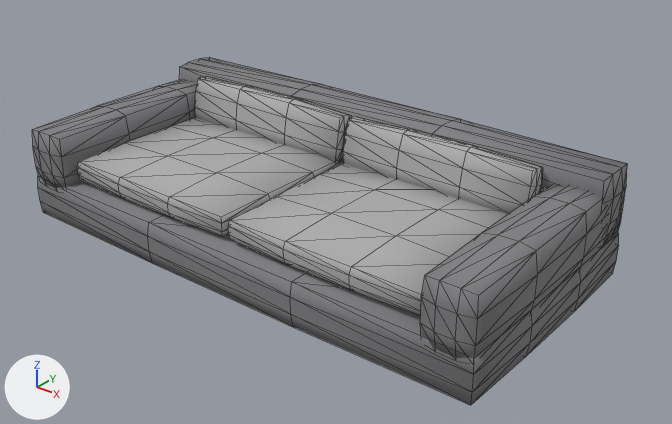
A saved change to the glTF model godot/assets/models/sofa.glb.
Rendered twice from a 50 mm lens placed at (3.94, -4.62, 3.28), pointed at (0.22, 0.03, 0.39). The lights are fixed; the arrows at lower left show +X, +Y and +Z. The first picture is the older version. Mesh edges are drawn as thin lines. Vertices at exactly the same position are counted once.

Objects in the first picture: 'root'.
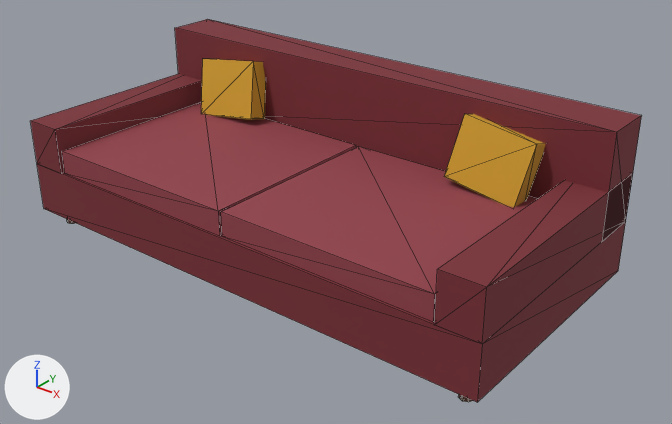
Pixel boxes [x1, y1, x2, y2] of what changed, in the pictures (672 x 424 px):
```json
{"object": "root", "change": "reshaped, recoloured", "before": [32, 57, 627, 405], "after": [30, 19, 642, 402], "on screen": "10% taller"}
{"part": 1, "of": "me_root", "change": "added", "after": [62, 102, 356, 236], "on screen": "red"}
{"part": 2, "of": "me_root", "change": "added", "after": [221, 146, 538, 322], "on screen": "red"}
{"part": 3, "of": "me_root", "change": "rebuilt", "before": [38, 176, 619, 405], "after": [30, 19, 642, 402]}
{"part": 4, "of": "me_root", "change": "deleted", "before": [32, 76, 623, 358]}
{"part": 5, "of": "me_root", "change": "reshaped", "before": [180, 57, 627, 245], "after": [67, 59, 546, 402]}
```

Scene script edits in JSON lines:
```json
{"op": "add", "block": "mat_sofa_cushion", "code": ["mat_sofa_cushion = principled_material('sofa_cushion')", "mat_sofa_cushion.base_color = (0.292, 0.0513, 0.0685)  # red #93404a", "mat_sofa_cushion.roughness = 0.85"]}
{"op": "add", "block": "mat_wood_dark", "code": ["mat_wood_dark = principled_material('wood_dark')", "mat_wood_dark.base_color = (0.105, 0.0423, 0.016)  # brown #5b3a22", "mat_wood_dark.roughness = 0.55"]}
{"op": "add", "block": "mat_pillow_mustard", "code": ["mat_pillow_mustard = principled_material('pillow_mustard')", "mat_pillow_mustard.base_color = (0.658, 0.356, 0.0232)  # yellow #d4a12a", "mat_pillow_mustard.roughness = 0.85"]}
{"op": "add", "block": "mat_sofa_maroon", "code": ["mat_sofa_maroon = principled_material('sofa_maroon')", "mat_sofa_maroon.base_color = (0.198, 0.0262, 0.0356)  # dark red #7b2d35", "mat_sofa_maroon.roughness = 0.85"]}
{"block": "me_root", "where": "# used by ob_root; location = (0.0, 0.0, 0.0)"}
{"op": "remove", "block": "me_root", "code": "me_root.from_pydata(...)  # 520 vertices, 992 faces; spans x -1.96..1.96, y -0.96..0.96, z 0.0..0.96"}
{"op": "remove", "block": "me_root", "code": "me_root.materials.append(mat_black)  # dark grey #4b4b50"}
{"op": "remove", "block": "me_root", "code": "me_root.materials.append(mat_dark)  # grey #818184"}
{"op": "remove", "block": "me_root", "code": "me_root.materials.append(mat_mid)  # grey #adadad"}
{"op": "add", "block": "me_root", "code": "me_root.from_pydata(...)  # 130 vertices, 224 faces; spans x -1.96..1.96, y -0.91..0.96, z 0.0..1.25"}
{"block": "me_root", "change": "me_root part 1: a new loose piece, a box spanning x -1.64..-0.01, y -0.89..0.56, z 0.5..0.68, in mat_sofa_cushion (red #93404a)"}
{"block": "me_root", "change": "me_root part 2: a new loose piece, a box spanning x 0.01..1.64, y -0.89..0.56, z 0.5..0.68, in mat_sofa_cushion (red #93404a)"}
{"block": "me_root", "change": "me_root part 3: the loose piece of 56 vertices spanning x -1.96..1.96, y -0.96..0.96, z 0.08..0.44 is rebuilt with 26 vertices and now spans x -1.96..1.96, y -0.91..0.96, z 0.12..1.25, in mat_sofa_maroon (dark red #7b2d35)"}
{"block": "me_root", "change": "me_root part 4: 6 loose pieces with 336 vertices, spanning x -1.96..1.96, y -0.96..0.96, z 0.33..0.96, are deleted"}
{"block": "me_root", "change": "me_root part 5"}
{"block": "me_root", "change": "124 vertices are removed from x -1.96..1.96, y -0.81..0.96, z 0.0..0.95"}
{"block": "me_root", "change": "236 faces are deleted"}
{"block": "me_root", "change": "76 vertices are added at x -1.86..1.86, y -0.81..0.8, z 0.0..1.17"}
{"block": "me_root", "change": "8 new vertices lie (0.04, 0.01, 0.0) away from vertices in x -1.85..1.81, y -0.81..0.8, z 0.0"}
{"block": "me_root", "change": "24 new faces join them, mat_pillow_mustard (yellow #d4a12a)"}
{"block": "me_root", "change": "128 new faces join them, mat_wood_dark (brown #5b3a22)"}
{"op": "add", "block": "me_root", "code": "me_root.materials.append(mat_sofa_maroon)  # dark red #7b2d35"}
{"op": "add", "block": "me_root", "code": "me_root.materials.append(mat_sofa_cushion)  # red #93404a"}
{"op": "add", "block": "me_root", "code": "me_root.materials.append(mat_pillow_mustard)  # yellow #d4a12a"}
{"op": "add", "block": "me_root", "code": "me_root.materials.append(mat_wood_dark)  # brown #5b3a22"}
```
